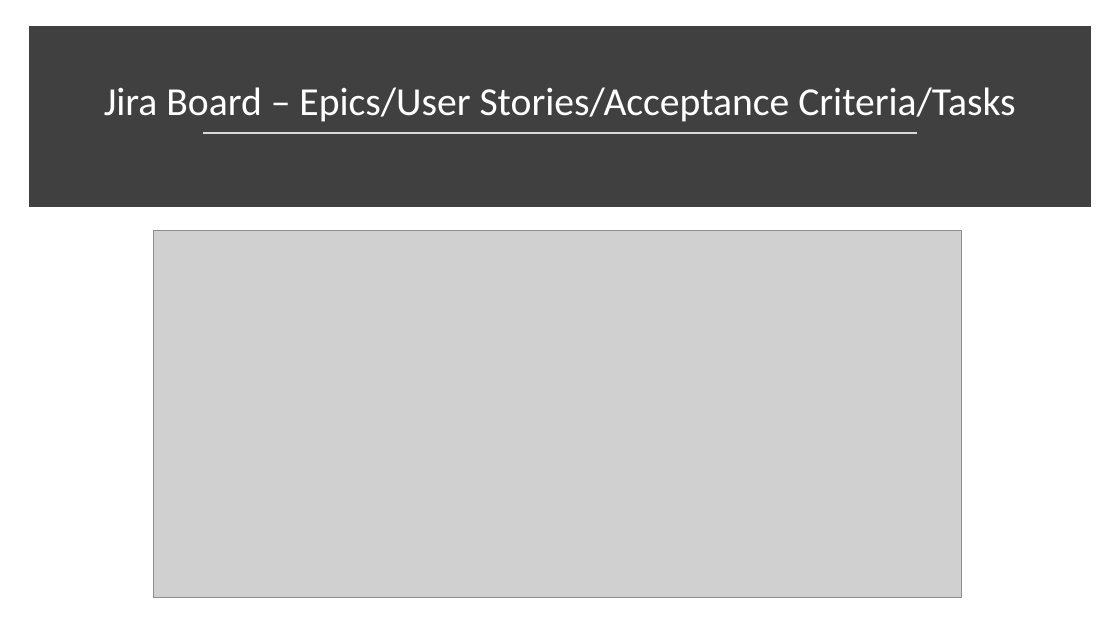
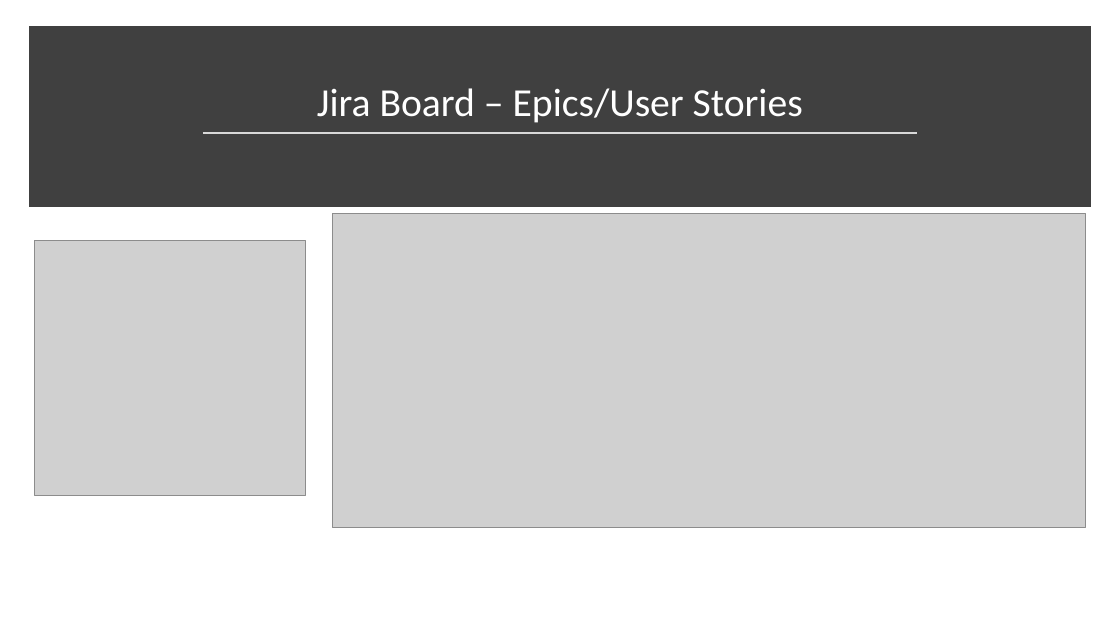
Before and after one commit to Ridwan-Kawsar/IMS-22EnableMay2, a slide deck: slide 5 of Documentation/IMS Presentation.pptx (slide 7 before the commit). Drawn at 1120x630 pixels with LibreOffice and Linux fonts; fonts in the diff are those of the drawing; grey boxes stand for pictures. Boxes give left, top, right and bottom in pixels: in the first picture for what was removed or moved away, otherwise in the second. Text is boxed around its words. In the diff, an @@ line names an element or a change of style, - is before the commit and + after.

```diff
--- a/Documentation/IMS Presentation.pptx
+++ b/Documentation/IMS Presentation.pptx
@@ title at (317,88,803,123): text changed @@
-Jira Board – Epics/User Stories/Acceptance Criteria/Tasks
+Jira Board – Epics/User Stories
@@ picture: place and size @@
-picture at (154,230,961,597)
+picture at (333,213,1086,528)
@@ picture added at (34,240,306,495) @@
```
Also in this commit, not shown: 4 other slides changed, 5 slides added, 6 slides removed, 1 other file.
